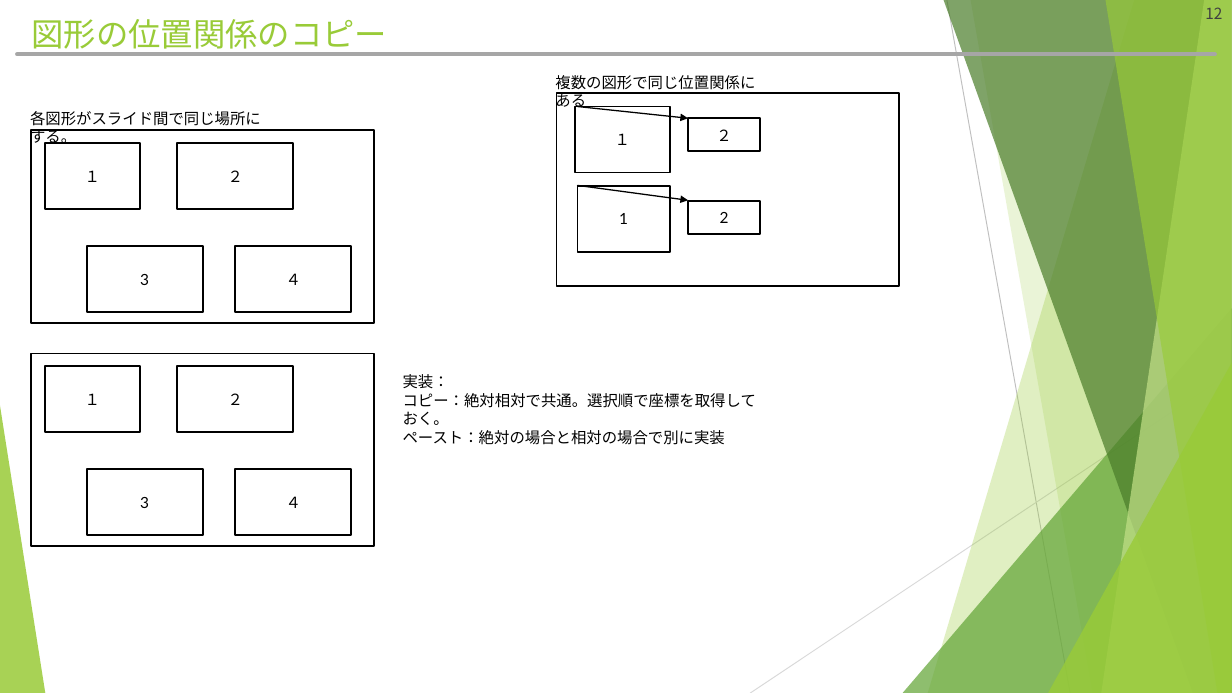
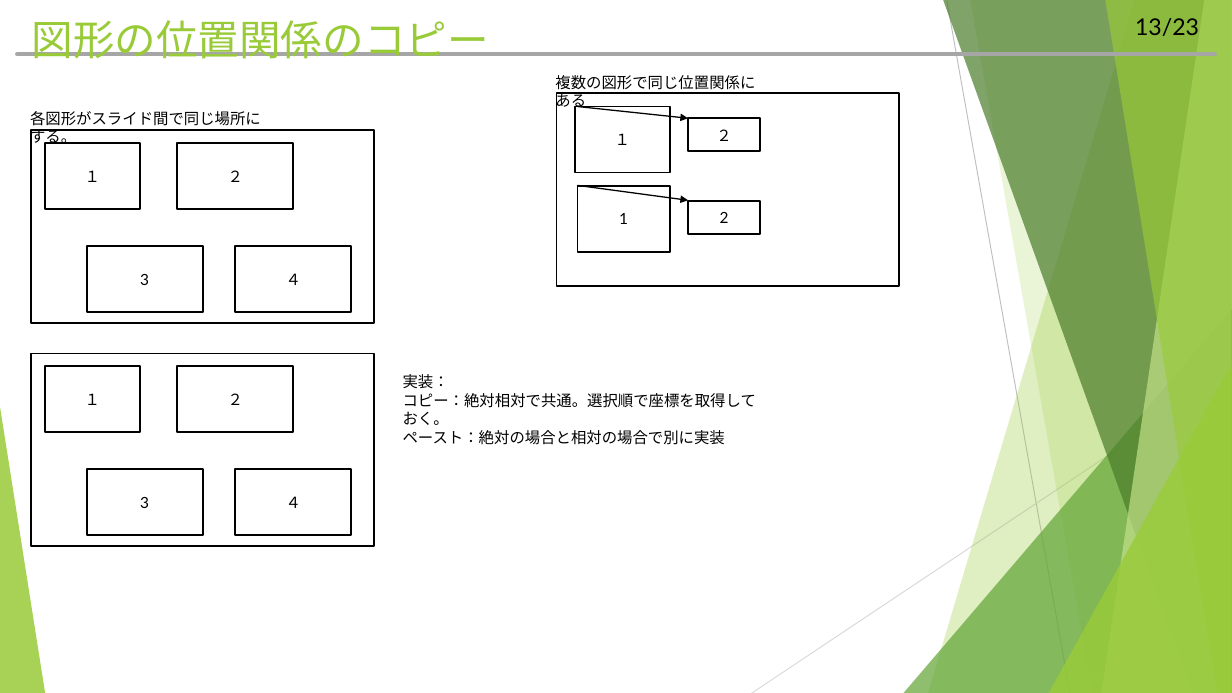
Before and after one commit to hitsuji-ga-u/pawapo, a slide deck: slide 14 of slide/customUI_debug.pptm (slide 12 before the commit). Drawn at 1232x693 pixels with LibreOffice and Linux fonts; fonts in the diff are those of the drawing. Boxes give left, top, right and bottom in pixels: in the first picture for what was removed or moved away, otherwise in the second. Text is boxed around its words. In the diff, an @@ line names an element or a change of style, - is before the commit and + after.

```diff
--- a/slide/customUI_debug.pptm
+++ b/slide/customUI_debug.pptm
@@ title "図形の位置関係のコピー" at (31,20,488,59): size 25.2 to 32.4 pt @@
@@ outline redrawn in 5 elements at (928,0,1232,693), (970,0,1232,693), (944,0,1232,693), (1102,0,1232,693), (1105,0,1232,693) @@
@@ page number added at (1135,18,1199,36), 18 pt, text #000000 @@
+13/23
@@ page number removed at (1205,7,1222,19) @@
-12
```
Also in this commit, not shown: 24 other slides changed, 10 slides added, 1 slide removed, 8 other files.
